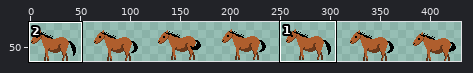
Sprite sheet, stored at assets/pony_idle.png. Above, an overview of the earlier version with the close-up marked.
Close-up. Before:
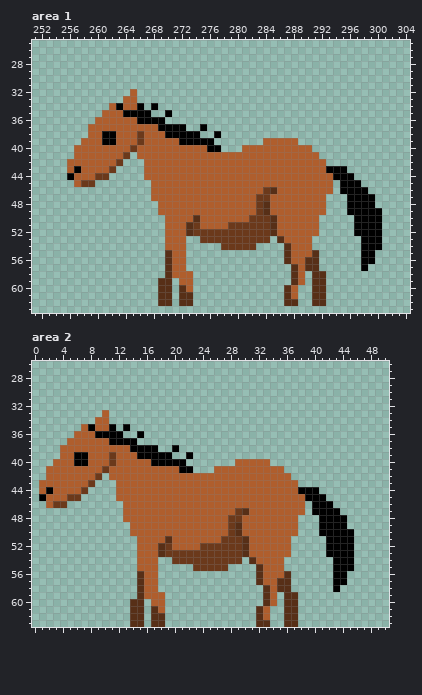
The file is 448x64 pixels. Shown: area 1: x 251..304, y 25..63; area 2: x 0..50, y 26..63. The wide view leaves out empty margins. The commit also changed other parts of the picture, which this record leaves out.
The result:
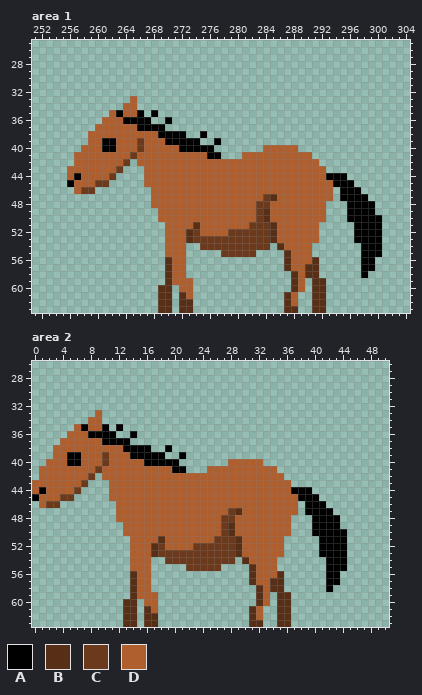
Palette (. is transparent): A #000000  B #572f17  C #6b391b  D #af5e2d
Edits made:
Changed rows in their new state; - is an unchanged pixel.
Area 1:
first column x 256:
32 ---------.-----------------------------------
33 --------.------------------------------------
34 ------..--.-.--------------------------------
35 -----.-ADD-.A-.------------------------------
36 ----.---AA--..A------------------------------
37 ---.------AAA-...--.-------------------------
38 -----DD---D--A---..A-.-----------------------
39 --.-----------AA---..A------.....------------
40 -.---AA--DC-----AAAA-.---...-----..----------
41 --------DC----------AA...----------.---------
42 .------DC-D-------------------------.--------
43 -D----DC-----------------------------...-----
44 DA--DDC------------------------------A--.----
45 A-DDCC-----D--------------------------A--.---
46 -DCC------------------------DD------------.--
47 ---------------------------D-B-------D-A---.-
48 ------------D---------------C----------------
49 --------------------------------------------.
50 -------------D----D-------D-BD------D---A----
51 -----------------DB----DDD-------------------
52 -------------------DDDD----------------------
53 -----------------BC----------BD----D-----A---
54 -------------------CCC-----CC-BD-------------
55 --------------D-------CCCCC--------.--------A
56 ----------------------------------D----------
57 -------------------------------BD----------A-
58 -----------------.----------------B-.-----A--
59 -------------.-D-----------------------------
60 ----------------D--------------.BD-----------
61 -----------------D---------------------------
62 --------------------------------D------------
63 -------------BB-BB-------------BB--BB--------
Area 2:
first column x 0:
33 ---------D.-----------------------------------
34 --------D-.-----------------------------------
35 ------DAD-A.A.--------------------------------
36 -----D--A---.-A.------------------------------
37 ----D-----A---.-------------------------------
38 ---D---------A---.-A.-------------------------
39 ---D-A-D--CD--A----.-A.-----------------------
40 --D--A-D--CD----A----.------D----.------------
41 -D-------CD---------A-.--D---------.----------
42 -D------C.D-------------------------.---------
43 D------C.--D-------------------------.--------
44 DAD---C.---D-------------------------A--.-----
45 AD--C-.----D--------------------------A--.----
46 -DC-.-------D-------------------------.A--.---
47 ------------D---------------CBD-------.A---.--
48 ------------D--------------C-D-------.--A---.-
49 -------------D-------------CBD-------.--A---.-
50 -------------D-------------CBD-------.--A----.
51 --------------D---BD------C--BD-----.----A---.
52 --------------D--BCD---C-----BD-----.----A---.
53 --------------D--BC----------BD-----.----A---.
54 --------------D--.-C---------.BD---.------A--.
55 --------------D--.----C----.---BD--.------A--.
56 --------------BD-.-------------BD--B.-----A-.-
57 --------------BD-.-------------BD-B-.-----A-.-
58 --------------BD-.--------------BDB-.-----A.--
59 --------------BD--.-------------BD.B-.--------
60 -------------B-.D-.-------------BD.B-.--------
61 -------------B-.BD.------------BD.-B-.--------
62 -------------B-.B-.------------BD.-B-.--------
63 -------------B-.B-.------------B-.-B-.--------
Boxes around the changes in both close-ups, in picture pixels (x1, y1, x2, y2):
changed: (67, 89, 382, 313)
changed: (32, 410, 354, 627)
